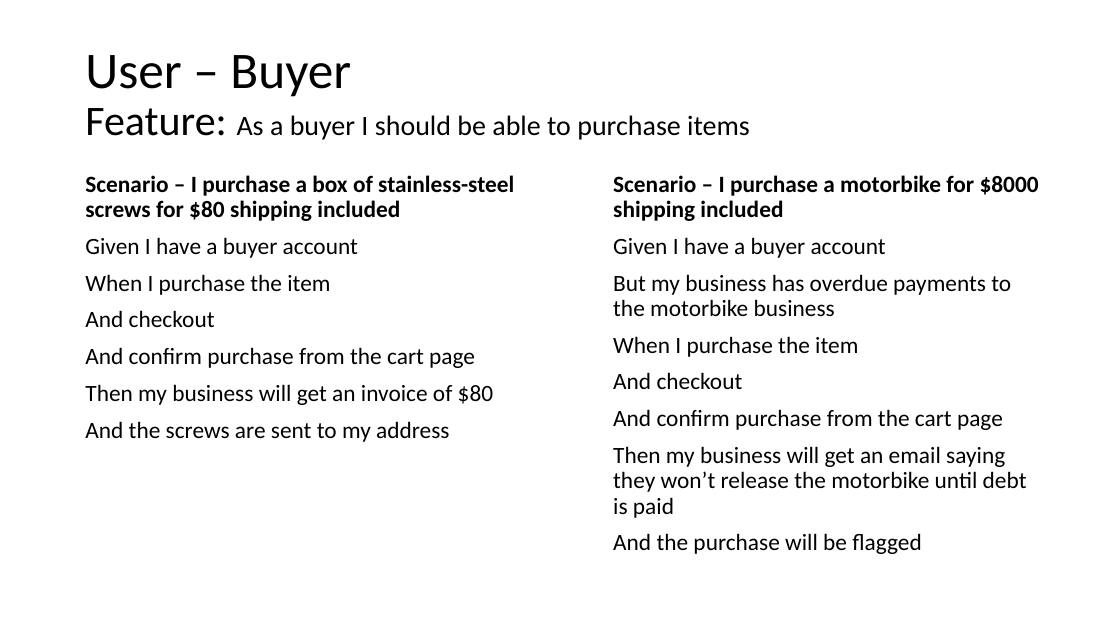
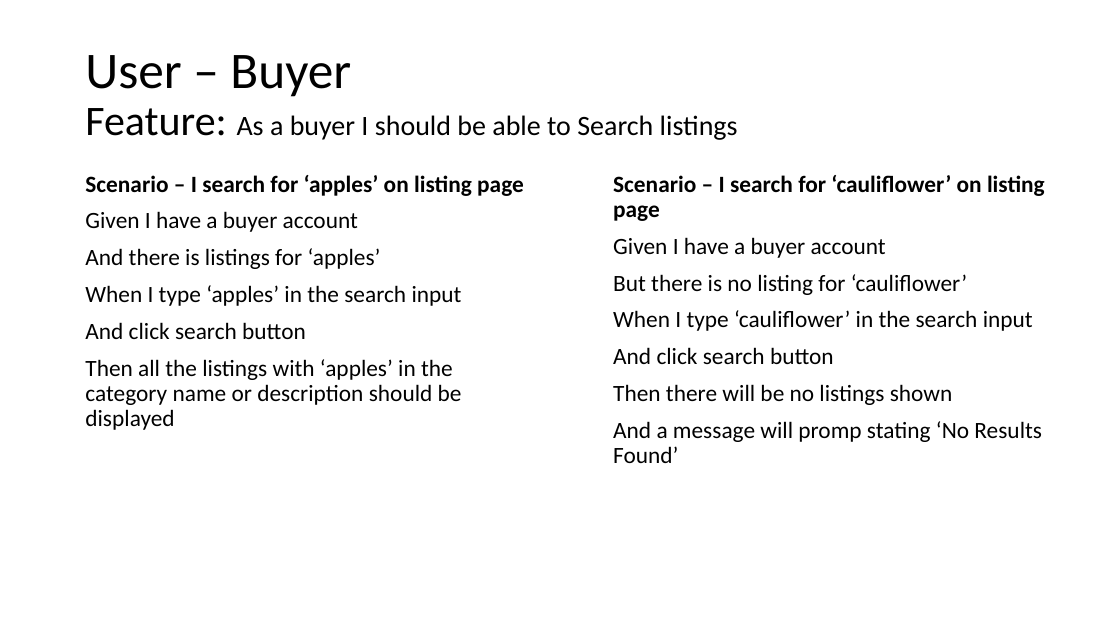
Before and after one commit to jameshutchy/Best-Practice-PHP, a slide deck: slide 15 of BCDE224 - Assessment 2 - James Hutchinson/BCDE244-Assesment 2 - James Hutchinson.pptx. Drawn at 1120x630 pixels with LibreOffice and Linux fonts; fonts in the diff are those of the drawing. Boxes give left, top, right and bottom in pixels: in the first picture for what was removed or moved away, otherwise in the second. Text is boxed around its words. In the diff, an @@ line names an element or a change of style, - is before the commit and + after.

```diff
--- a/BCDE224 - Assessment 2 - James Hutchinson/BCDE244-Assesment 2 - James Hutchinson.pptx
+++ b/BCDE224 - Assessment 2 - James Hutchinson/BCDE244-Assesment 2 - James Hutchinson.pptx
@@ title at (85,55,738,140): text changed @@
-User – Buyer
-Feature: As a buyer I should be able to purchase items
+User – Buyer
+Feature: As a buyer I should be able to Search listings
@@ text at (85,175,524,196): text changed @@
-Scenario – I purchase a box of stainless-steel screws for $80 shipping included
+Scenario – I search for ‘apples’ on listing page
@@ text at (613,175,1045,221): text changed @@
-Scenario – I purchase a motorbike for $8000 shipping included
+Scenario – I search for ‘cauliflower’ on listing page
@@ text at (85,248,462,430): text changed @@
-When I purchase the item
-And checkout
-And confirm purchase from the cart page
-Then my business will get an invoice of $80
-And the screws are sent to my address
+And there is listings for ‘apples’
+When I type ‘apples’ in the search input
+And click search button
+Then all the listings with ‘apples’ in the category name or description should be displayed
@@ text at (613,274,1042,463): text changed @@
-But my business has overdue payments to the motorbike business
-When I purchase the item
-And checkout
-And confirm purchase from the cart page
-Then my business will get an email saying they won’t release the motorbike until debt is paid
-And the purchase will be flagged
+But there is no listing for ‘cauliflower’
+When I type ‘cauliflower’ in the search input
+And click search button
+Then there will be no listings shown
+And a message will promp stating ‘No Results Found’
```
Also in this commit, not shown: 8 other slides changed, 21 slides added, 1 slide removed, 10 other files.
